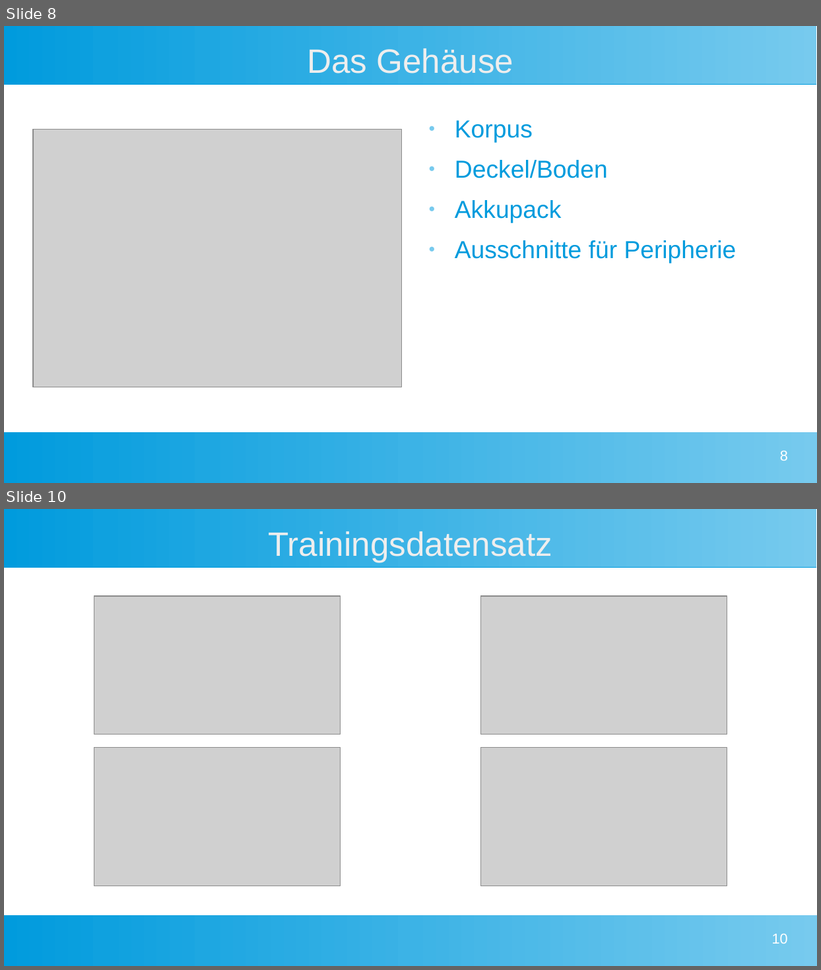
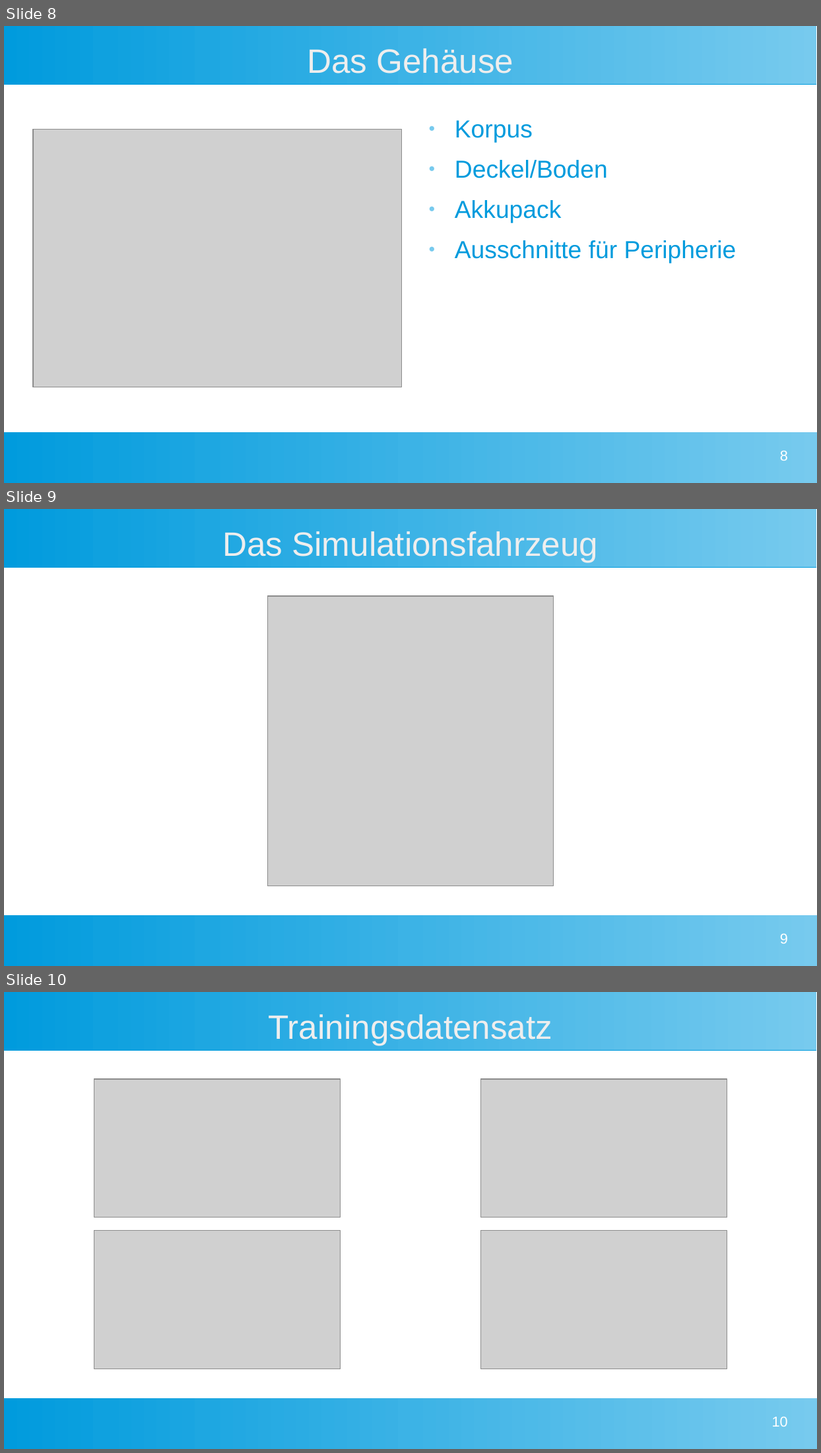
Before and after one commit to Commander-Philip/the-machine-learning-brick, a slide deck: docs/Präsentation.odp. Shown one above the other, each under a label of ours: slides 8 and 10 before the commit, slides 8, 9 and 10 after it; the slides between them are not shown. The pictures are 821x970 and 821x1453 pixels, drawn with LibreOffice and Linux fonts; fonts in the diff are those of the drawing; grey boxes stand for pictures. Boxes give left, top, right and bottom in pixels: in the first picture for what was removed or moved away, otherwise in the second. Text is boxed around its words. In the diff, an @@ line names an element or a change of style, - is before the commit and + after.

```diff
--- a/docs/Präsentation.odp
+++ b/docs/Präsentation.odp
@@ slide 9 added at (4, 509, 817, 966), background #FFFFFF; not listed: 2 template elements that a slide beside it also shows @@
@@ title added at (222, 531, 598, 562), 33 pt, text #EEEEEE @@
+Das Simulationsfahrzeug
@@ picture added at (267, 596, 553, 887) @@
@@ page number added at (780, 934, 788, 944), 14 pt, text #FFFFFF @@
+9
```
Also in this commit, not shown: 4 slides changed, 4 other slides added, 2 slides removed, 8 other files.
